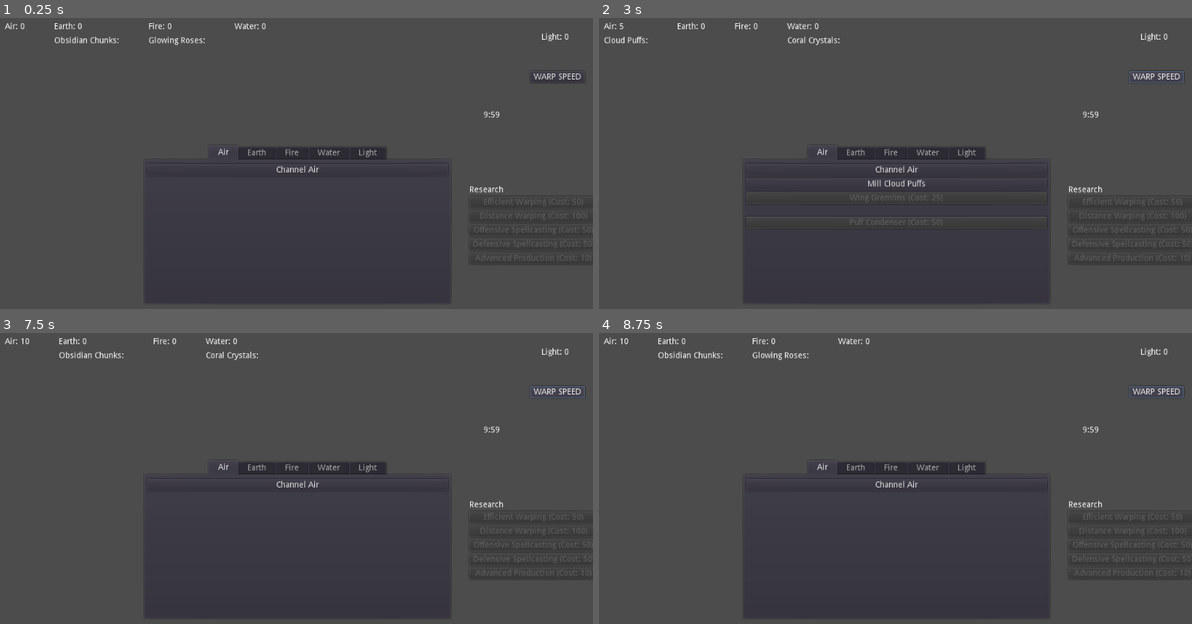
Above: before the commit, frames 1-4 (two rows, left to right).
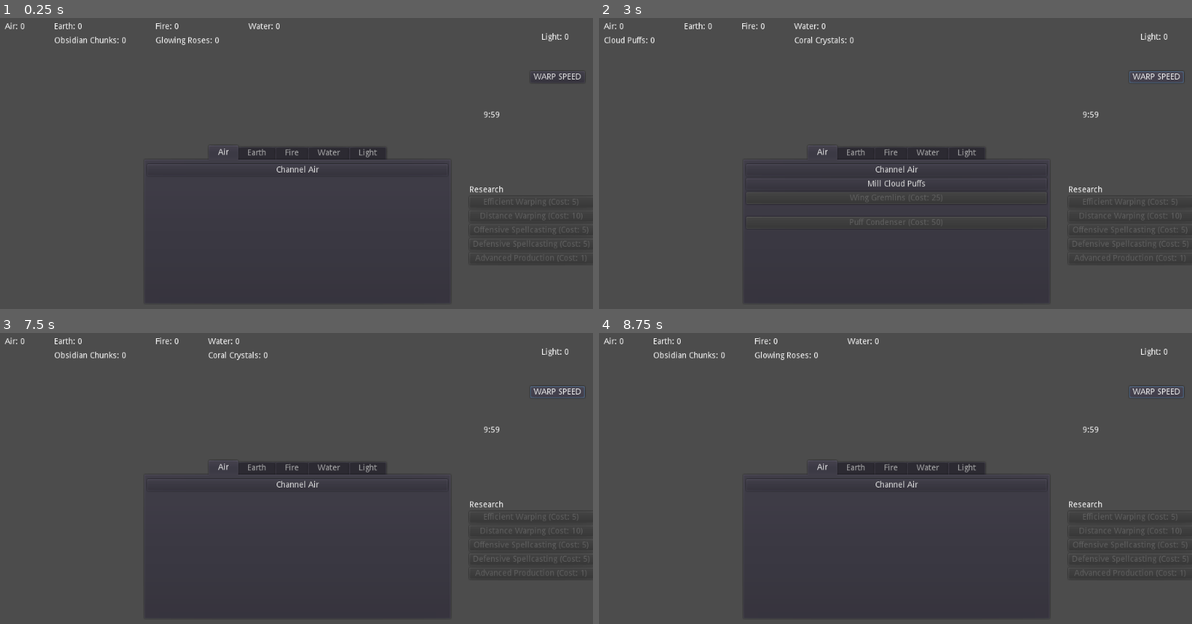
Above: after the commit, the same moments.

Repository: Kevin-Mortimer-19/Spellwarp
Game: Godot game, scene res://Scenes/Dimension.tscn
Same seed, same stepped clock (60 frames per second), same inputs: the game is played once before the commit and once after it.
Inputs:
- Up to frame 1 (0.25 s): no input
- Up to frame 2 (3 s): click "Channel Air" at 0.5 s; click "WARP SPEED" at 1.25 s; click "Channel Air" at 2 s; click "WARP SPEED" at 2.75 s
- Up to frame 3 (7.5 s): click "Mill Cloud Puffs" at 3.5 s; click "Mill Cloud Puffs" at 4.25 s; click "Channel Air" at 5 s; click "Mill Cloud Puffs" at 5.75 s; click "WARP SPEED" at 6.5 s; tap Enter at 7.25 s
- Up to frame 4 (8.75 s): tap Space at 8 s

The runs differ from the first frame. In frame 1, 0.3% of the frame differs, in the area x 20-100%, y 1-84%; in frame 2, 0.4%; in frame 3, 0.5%; in frame 4, 0.5%, in the area x 3-100%, y 1-84%.

Commit message:
completed warp and production research

Diff:
--- a/Scenes/Dimension.tscn
+++ b/Scenes/Dimension.tscn
@@ -80,71 +80,71 @@
 custom_constants/separation = 50
 
 [node name="Air" type="VBoxContainer" parent="Elements"]
-margin_right = 75.0
+margin_right = 87.0
 margin_bottom = 50.0
 custom_constants/separation = 10
 
 [node name="Count" type="Label" parent="Elements/Air"]
-margin_right = 75.0
+margin_right = 87.0
 margin_bottom = 14.0
 text = "Air:"
 
 [node name="Subresource" type="Label" parent="Elements/Air" groups=["air"]]
 margin_top = 24.0
-margin_right = 75.0
+margin_right = 87.0
 margin_bottom = 38.0
-text = "Cloud Puffs:"
+text = "Cloud Puffs: 0"
 
 [node name="Earth" type="VBoxContainer" parent="Elements"]
-margin_left = 125.0
-margin_right = 236.0
+margin_left = 137.0
+margin_right = 260.0
 margin_bottom = 50.0
 custom_constants/separation = 10
 
 [node name="Count" type="Label" parent="Elements/Earth"]
-margin_right = 111.0
+margin_right = 123.0
 margin_bottom = 14.0
 text = "Earth:"
 
 [node name="Subresource" type="Label" parent="Elements/Earth" groups=["earth"]]
 margin_top = 24.0
-margin_right = 111.0
+margin_right = 123.0
 margin_bottom = 38.0
-text = "Obsidian Chunks:"
+text = "Obsidian Chunks: 0"
 
 [node name="Fire" type="VBoxContainer" parent="Elements"]
-margin_left = 286.0
-margin_right = 383.0
+margin_left = 310.0
+margin_right = 419.0
 margin_bottom = 50.0
 custom_constants/separation = 10
 
 [node name="Count" type="Label" parent="Elements/Fire"]
-margin_right = 97.0
+margin_right = 109.0
 margin_bottom = 14.0
 text = "Fire:"
 
 [node name="Subresource" type="Label" parent="Elements/Fire" groups=["fire"]]
 margin_top = 24.0
-margin_right = 97.0
+margin_right = 109.0
 margin_bottom = 38.0
-text = "Glowing Roses:"
+text = "Glowing Roses: 0"
 
 [node name="Water" type="VBoxContainer" parent="Elements"]
-margin_left = 433.0
-margin_right = 523.0
+margin_left = 469.0
+margin_right = 571.0
 margin_bottom = 50.0
 custom_constants/separation = 10
 
 [node name="Count" type="Label" parent="Elements/Water"]
-margin_right = 90.0
+margin_right = 102.0
 margin_bottom = 14.0
 text = "Water:"
 
 [node name="Subresource" type="Label" parent="Elements/Water" groups=["water"]]
 margin_top = 24.0
-margin_right = 90.0
+margin_right = 102.0
 margin_bottom = 38.0
-text = "Coral Crystals:"
+text = "Coral Crystals: 0"
 
 [node name="LightHBox" type="HBoxContainer" parent="."]
 margin_left = 20.0
--- a/Scripts/BigScript.gd
+++ b/Scripts/BigScript.gd
@@ -39,25 +39,29 @@
 	water_label.text = "Water: %s" % water_count
 	light_label.text = "Light: %s" % light_count
 
+	if ResearchDB.prod_1():
+		for r in get_tree().get_nodes_in_group("advanced"):
+			r.visible = true
+
 func _process(delta):
 	pass
 
 func add_element(amount, element):
 	match element:
 		list.RES.AIR, list.RES.SUBAIR:
-			air_count += amount
+			air_count = air_count + amount if air_count + amount >= 0 else 0
 			air_label.text = "Air: %s" % air_count
 		list.RES.EARTH, list.RES.SUBEARTH:
-			earth_count += amount
+			earth_count = earth_count + amount if earth_count + amount >= 0 else 0
 			earth_label.text = "Earth: %s" % earth_count
 		list.RES.FIRE, list.RES.SUBFIRE:
-			fire_count += amount
+			fire_count = fire_count + amount if fire_count + amount >= 0 else 0
 			fire_label.text = "Fire: %s" % fire_count
 		list.RES.WATER, list.RES.SUBWATER:
-			water_count += amount
+			water_count = water_count + amount if water_count + amount >= 0 else 0
 			water_label.text = "Water: %s" % water_count
 		list.RES.LIGHT:
-			light_count += amount
+			light_count = light_count + amount if light_count + amount >= 0 else 0
 			light_label.text = "Light: %s" % light_count
 
 func get_element(element):
@@ -121,11 +125,22 @@
 	fire_clicker = rng.randi_range(1,5)
 	water_clicker = rng.randi_range(1,5)
 	current_dim = dim.new(air_clicker, earth_clicker, fire_clicker, water_clicker)
-	Resource_Controller.resources(current_dim.get_resource_1(), current_dim.get_resource_2())
+	Resource_Controller.resources(current_dim.get_resource_1(), current_dim.get_resource_2(), current_dim.get_resource_3())
+	if ResearchDB.warp_1():
+		add_element(-1 * air_count / 2, list.RES.AIR)
+		add_element(-1 * earth_count / 2, list.RES.EARTH)
+		add_element(-1 * fire_count / 2, list.RES.FIRE)
+		add_element(-1 * water_count / 2, list.RES.WATER)
+	else:
+		add_element(-1 * air_count, list.RES.AIR)
+		add_element(-1 * earth_count, list.RES.EARTH)
+		add_element(-1 * fire_count, list.RES.FIRE)
+		add_element(-1 * water_count, list.RES.WATER)
 
 func _on_warp_button_pressed():
 	Time_Until_End.reset()
 	new_dimension()
 
-func _on_warp2_pressed():
-	pass # Replace with function body.
+func unlock_advanced():
+	for r in get_tree().get_nodes_in_group("advanced"):
+		r.visible = true
--- a/Scripts/Dimension.gd
+++ b/Scripts/Dimension.gd
@@ -9,32 +9,37 @@
 
 var resource_1 = -1
 var resource_2 = -1
+var resource_3 = -1
 
 func _init(a, e, f, w):
 	air_a = a
 	earth_a = e
 	fire_a = f
 	water_a = w
-	if a == e && e == f && f == w :
-		resource_1 = list.RES.LIGHT
-		resource_2 = list.RES.NULL
-	else:
-		var arr = [a, e, f, w]
-		var tempmax = 0
-		var max_1_location = 0
-		for i in range(arr.size()):
-			if arr[i] > tempmax:
-				tempmax = arr[i]
-				max_1_location = i
-		resource_1 = max_1_location
+	var arr = [a, e, f, w]
+	var tempmax = 0
+	var max_1_location = 0
+	for i in range(arr.size()):
+		if arr[i] > tempmax:
+			tempmax = arr[i]
+			max_1_location = i
+	resource_1 = max_1_location
 
-		var max_2_location = 1
-		tempmax = 0
-		for i in range(arr.size()):
-			if arr[i] > tempmax && i != max_1_location:
-				tempmax = arr[i]
-				max_2_location = i
-		resource_2 = max_2_location
+	var max_2_location = 1
+	tempmax = 0
+	for i in range(arr.size()):
+		if arr[i] > tempmax && i != max_1_location:
+			tempmax = arr[i]
+			max_2_location = i
+	resource_2 = max_2_location
+
+	var max_3_location = 2
+	tempmax = 0
+	for i in range(arr.size()):
+		if arr[i] > tempmax && i != max_1_location && i != max_2_location:
+			tempmax = arr[i]
+			max_3_location = i
+	resource_3 = max_3_location
 
 
 func get_air():
@@ -54,3 +59,6 @@
 
 func get_resource_2():
 	return resource_2
+
+func get_resource_3():
+	return resource_3
--- a/Scripts/PassiveController.gd
+++ b/Scripts/PassiveController.gd
@@ -39,6 +39,8 @@
 # Passive income objects and the arrays in which they are contained are declared here
 
 var all_passives = []
+var gremlins = []
+var gremlin_research: bool = false
 
 var air_passive_1: ResourceCreator
 var air_passive_2 :ResourceCreator
@@ -55,6 +57,8 @@
 var cost_label = " (Cost: %s)"
 
 func _ready():
+	if ResearchDB.prod_2():
+		gremlin_research = true
 	#
 	# Passive income objects are defined here and placed into the correct arrays.
 	# ARGUMENTS:
@@ -86,6 +90,11 @@
 	all_passives.append(water_passive_1)
 	all_passives.append(water_passive_2)
 
+	gremlins.append(air_passive_1)
+	gremlins.append(earth_passive_1)
+	gremlins.append(fire_passive_1)
+	gremlins.append(water_passive_1)
+
 	# Initial button text setup
 	for x in all_passives:
 		text_update(x)
@@ -169,6 +178,10 @@
 
 # Helper functions
 
+func better_gremlins():
+	for g in gremlins:
+		g.get_timer().set_wait_time(g.get_timer().get_wait_time() / 2)
+
 func buy_creator(creator):
 	var cost = creator.buy()
 	main.add_element(-1 * cost, creator.get_element())
@@ -177,7 +190,10 @@
 func extraction(amount, element):
 	if res.can_afford(amount, element):
 		res.add_sub_element(-1 * amount, element)
-		main.add_element(amount * main.get_affinity(element), element)
+		if ResearchDB.prod_flag3():
+			main.add_element(2 * amount * main.get_affinity(element), element)
+		else:
+			main.add_element(amount * main.get_affinity(element), element)
 
 func payout(creator) -> int:
 	return creator.get_output() * creator.get_amount()
--- a/Scripts/ResearchDB.gd
+++ b/Scripts/ResearchDB.gd
@@ -47,3 +47,30 @@
 
 func prod_3():
 	return prod_flag3
+
+func set_warp_1():
+	warp_flag1 = true
+
+func set_warp_2():
+	warp_flag2 = true
+
+func set_warp_3():
+	warp_flag3 = true
+
+func set_spell_1():
+	spell_flag1 = true
+
+func set_spell_2():
+	spell_flag2 = true
+
+func set_spell_3():
+	spell_flag3 = true
+
+func set_prod_1():
+	prod_flag1 = true
+
+func set_prod_2():
+	prod_flag2 = true
+
+func set_prod_3():
+	prod_flag3 = true
--- a/Scripts/ResearchTree.gd
+++ b/Scripts/ResearchTree.gd
@@ -3,6 +3,7 @@
 var research_option = load("res://Scripts/ResearchOption.gd")
 
 onready var main = get_node("..")
+onready var passive = get_node("../PassiveController")
 
 onready var warp1_b = $Warp1
 onready var warp2_b = $Warp2
@@ -32,17 +33,26 @@
 var options = []
 
 func _ready():
-	warp1 = research_option.new("Efficient Warping", 50, warp1_b, null, null)
-	warp2 = research_option.new("Distance Warping", 100, warp2_b, null, null)
-	warp3 = research_option.new("Prosperous Warping", 100, warp3_b, warp1, warp2)
+	warp1 = research_option.new("Efficient Warping", 5, warp1_b, null, null)
+	if ResearchDB.warp_1(): warp1.buy()
+	warp2 = research_option.new("Distance Warping", 10, warp2_b, null, null)
+	if ResearchDB.warp_2(): warp2.buy()
+	warp3 = research_option.new("Prosperous Warping", 10, warp3_b, warp1, warp2)
+	if ResearchDB.warp_3(): warp3.buy()
 
-	spell1 = research_option.new("Offensive Spellcasting", 50, spell1_b, null, null)
-	spell2 = research_option.new("Defensive Spellcasting", 50, spell2_b, null, null)
-	spell3 = research_option.new("Efficient Spellcasting", 200, spell3_b, spell1, spell2)
+	spell1 = research_option.new("Offensive Spellcasting", 5, spell1_b, null, null)
+	if ResearchDB.spell_1(): spell1.buy()
+	spell2 = research_option.new("Defensive Spellcasting", 5, spell2_b, null, null)
+	if ResearchDB.spell_2(): spell2.buy()
+	spell3 = research_option.new("Efficient Spellcasting", 20, spell3_b, spell1, spell2)
+	if ResearchDB.spell_3(): spell3.buy()
 
-	prod1 = research_option.new("Advanced Production", 10, prod1_b, null, null)
-	prod2 = research_option.new("Speedy Gremlins", 100, prod2_b, prod1, null)
-	prod3 = research_option.new("Powerful Extractors", 100, prod3_b, prod1, null)
+	prod1 = research_option.new("Advanced Production", 1, prod1_b, null, null)
+	if ResearchDB.prod_1(): prod1.buy()
+	prod2 = research_option.new("Speedy Gremlins", 10, prod2_b, prod1, null)
+	if ResearchDB.prod_2(): prod2.buy()
+	prod3 = research_option.new("Powerful Extractors", 10, prod3_b, prod1, null)
+	if ResearchDB.prod_3(): prod3.buy()
 
 	options.append(warp1)
 	options.append(warp2)
@@ -65,33 +75,40 @@
 
 func _on_warp1_pressed():
 	buy_research(warp1)
+	ResearchDB.set_warp_1()
 
 func _on_warp2_pressed():
 	buy_research(warp2)
+	ResearchDB.set_warp_2()
 
 func _on_warp3_pressed():
 	buy_research(warp3)
+	ResearchDB.set_warp_3()
 
 func _on_spell1_pressed():
 	buy_research(spell1)
+	ResearchDB.set_spell_1()
 
 func _on_spell2_pressed():
 	buy_research(spell2)
+	ResearchDB.set_spell_2()
 
 func _on_spell3_pressed():
 	buy_research(spell3)
+	ResearchDB.set_spell_3()
 
 func _on_prod1_pressed():
 	buy_research(prod1)
+	ResearchDB.set_prod_1()
 
 func _on_prod2_pressed():
 	buy_research(prod2)
+	ResearchDB.set_prod_2()
+	passive.better_gremlins()
 
 func _on_prod3_pressed():
 	buy_research(prod3)
+	ResearchDB.set_prod_3()
 
 func buy_research(option):
 	main.add_element(-1 * option.buy(), ResourceList.RES.LIGHT)
-
-func save_research():
-	pass
--- a/Scripts/ResourceController.gd
+++ b/Scripts/ResourceController.gd
@@ -14,24 +14,17 @@
 
 var r_clicker = 1
 
-func resources(r1, r2):
+func resources(r1, r2, r3):
 	disable_groups()
 
 	print("The resources available are as follows:")
-	match r1:
-		0:
-			print("AIR")
-			air_resource()
-		1:
-			print("EARTH")
-			earth_resource()
-		2:
-			print ("FIRE")
-			fire_resource()
-		3:
-			print("WATER")
-			water_resource()
-	match r2:
+	find_resource(r1)
+	find_resource(r2)
+	if ResearchDB.warp_3():
+		find_resource(r3)
+
+func find_resource(r):
+	match r:
 		0:
 			print("AIR")
 			air_resource()
--- a/Scripts/TimeLimit.gd
+++ b/Scripts/TimeLimit.gd
@@ -8,7 +8,7 @@
 onready var Display = $Display
 
 func _ready():
-	wait_time = start_time
+	set_time()
 	start()
 
 func _process(delta):
@@ -18,10 +18,16 @@
 
 func reset():
 	stop()
-	wait_time = start_time
+	set_time()
 	main.store_energy()
 	start()
 
 func _time_is_up():
 	main.store_energy()
 	get_tree().change_scene("res://Scenes/MonsterFight.tscn")
+
+func set_time():
+	if ResearchDB.warp_2():
+		wait_time = start_time * 1.5
+	else:
+		wait_time = start_time
